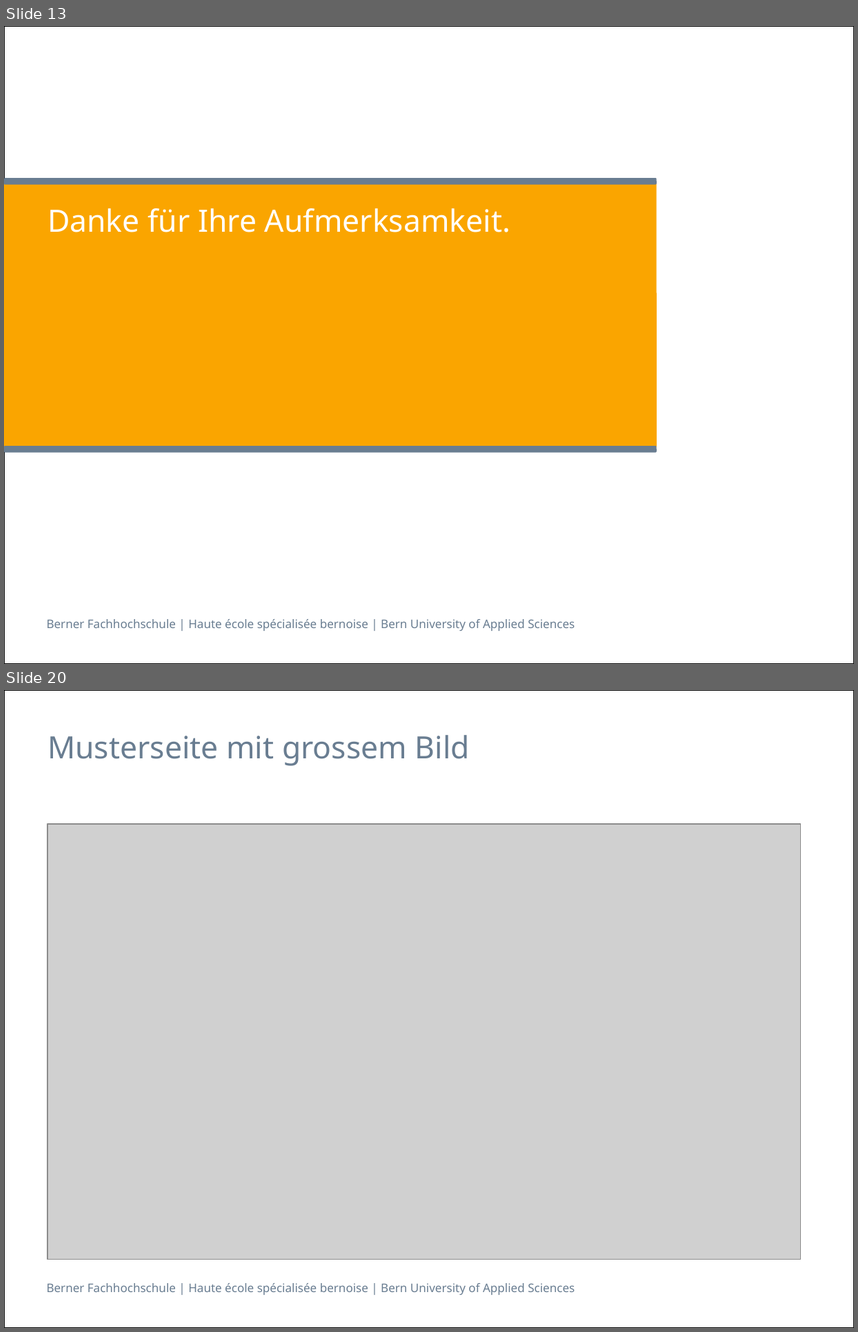
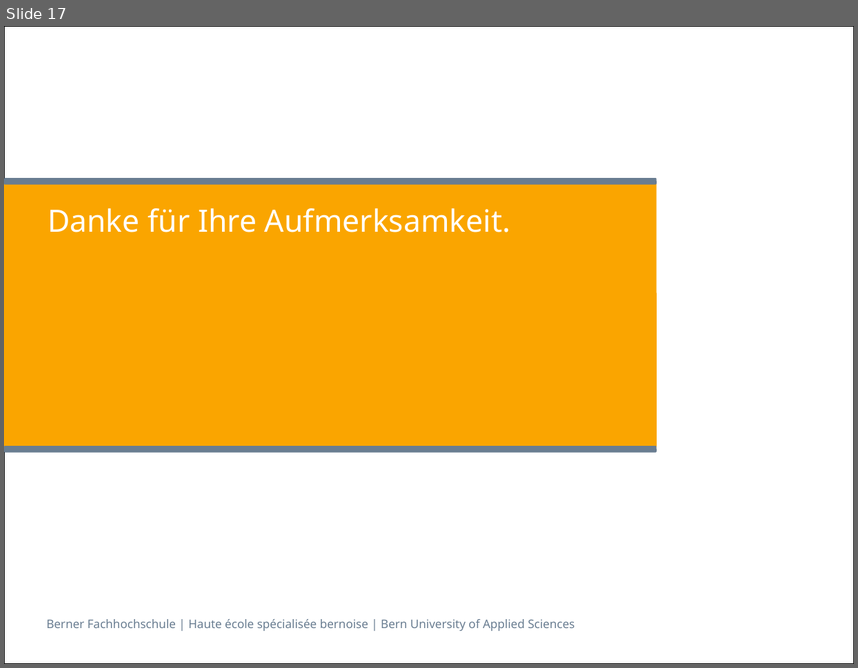
Before and after one commit to sevib1/ch.bfh.btx8081.w2016.blue, a slide deck: doc/CS1/Präsentation_CS1_Task_3_Blau.pptx. Shown one above the other, each under a label of ours: slides 13 and 20 before the commit, slide 17 after it; the slides between them are not shown. The pictures are 858x1332 and 858x668 pixels, drawn with LibreOffice and Linux fonts; fonts in the diff are those of the drawing; grey boxes stand for pictures. Boxes give left, top, right and bottom in pixels: in the first picture for what was removed or moved away, otherwise in the second. Text is boxed around its words. In the diff, an @@ line names an element or a change of style, - is before the commit and + after.

```diff
--- a/doc/CS1/Präsentation_CS1_Task_3_Blau.pptx
+++ b/doc/CS1/Präsentation_CS1_Task_3_Blau.pptx
@@ slide 20 removed at box(4, 690, 854, 1328), background #FFFFFF; not listed: 2 template elements that a slide beside it also shows @@
@@ title removed at box(47, 735, 470, 766) @@
-Musterseite mit grossem Bild
@@ picture removed at box(47, 823, 800, 1259) @@
@@ what was slide 13 is now slide 17 @@
```
Also in this commit, not shown: 1 slide changed, 5 slides added, 21 other slides removed.
